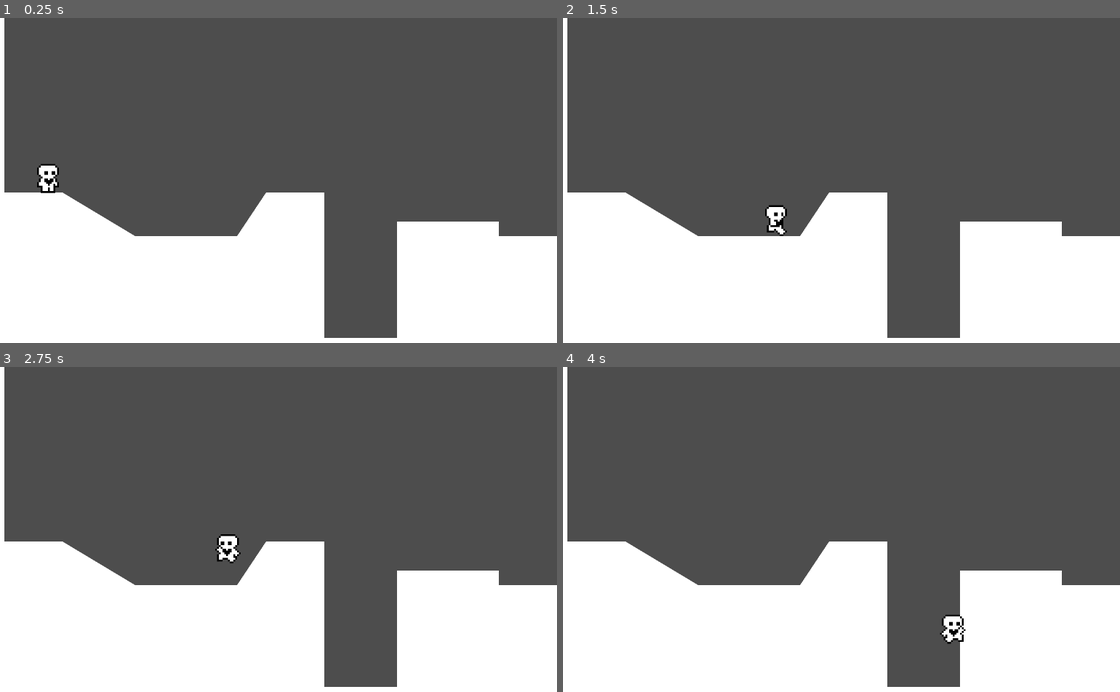
Above: before the commit, frames 1-4 (two rows, left to right).
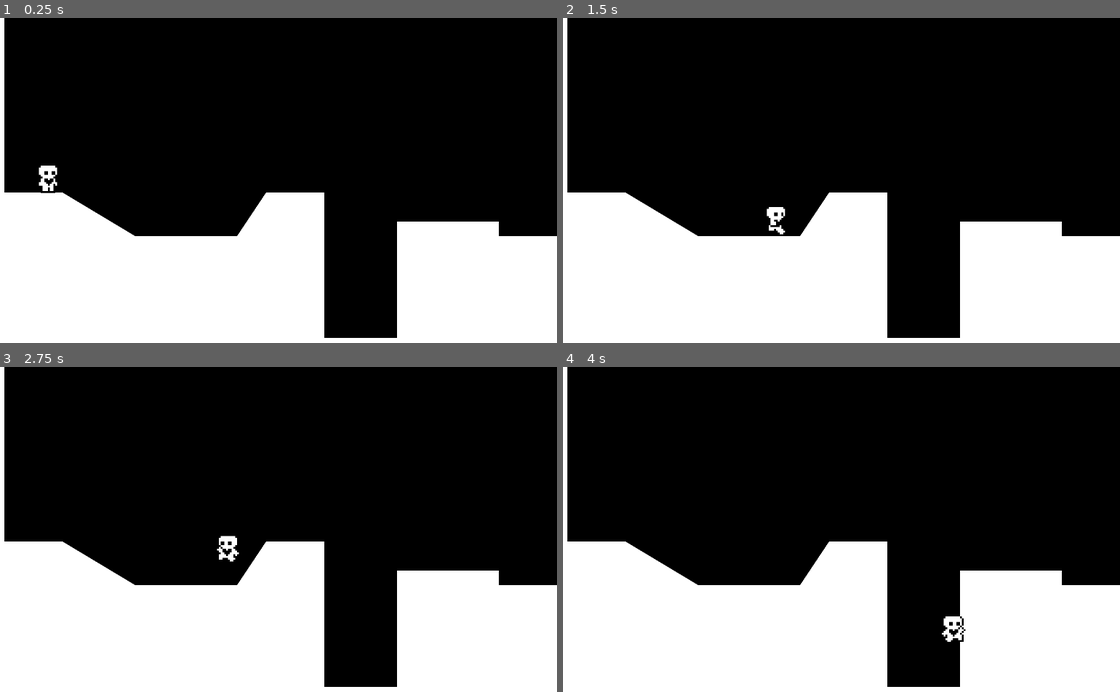
Above: after the commit, the same moments.

Repository: GreyCDevs/platformer-godot-practice
Game: Godot game, scene res://Scenes/world/world.tscn
The game is run twice, just before and just after one commit, with the same random seed, the same clock (stepped at 60 frames per second) and the same inputs.
Inputs:
- Up to frame 1 (0.25 s): no input
- Up to frame 2 (1.5 s): tap Enter (ui_accept) at 0.5, 0.77 s; hold Right (ui_right) from 0.53 s (still down)
- Up to frame 3 (2.75 s): tap Enter (ui_accept) at 1.52 s; release Right (ui_right) at 2.03 s; hold Left (ui_left) from 2.03 s (still down)
- Up to frame 4 (4 s): release Left (ui_left) at 2.78 s; hold Right (ui_right) from 2.78 s (still down); tap Enter (ui_accept) at 3.02, 3.77 s

The runs differ from the first frame. In frame 1, 66% of the frame differs, in the area x 0-100%, y 0-99%; in frame 2, 66%; in frame 3, 66%; in frame 4, 66%.

Commit message:
add background color

Diff:
--- a/Scenes/world/world.gd
+++ b/Scenes/world/world.gd
@@ -6,3 +6,4 @@
 
 func _ready() -> void:
 	polygon_2d.polygon = collision_polygon_2d.polygon
+	RenderingServer.set_default_clear_color("black")
